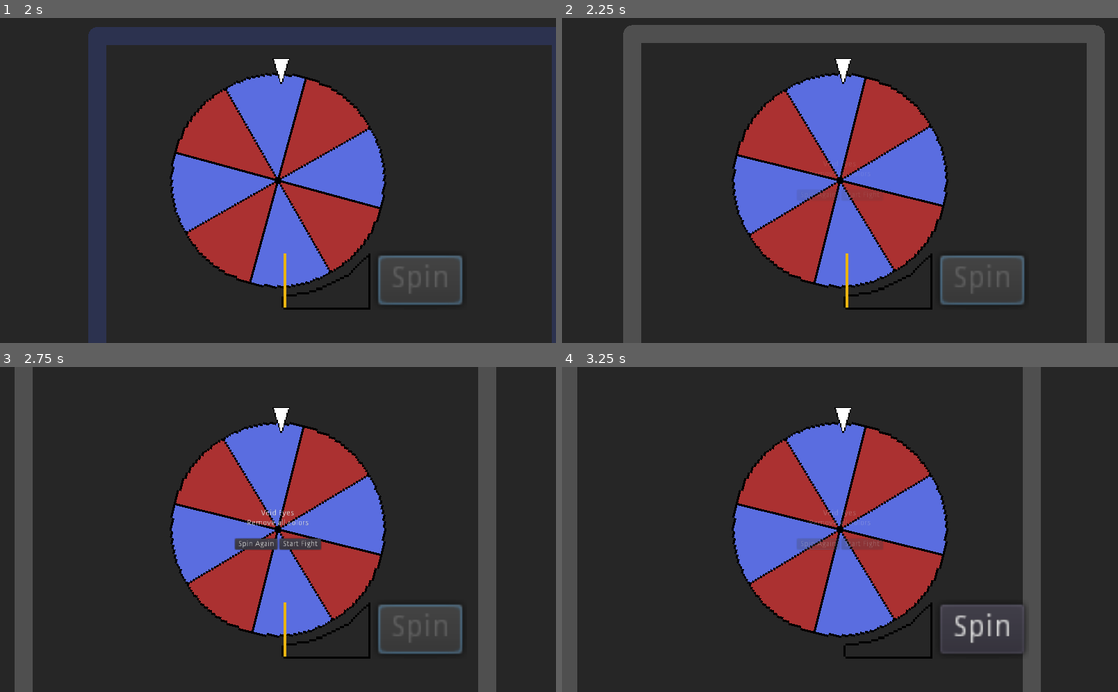
Above: before the commit, frames 1-4 (two rows, left to right).
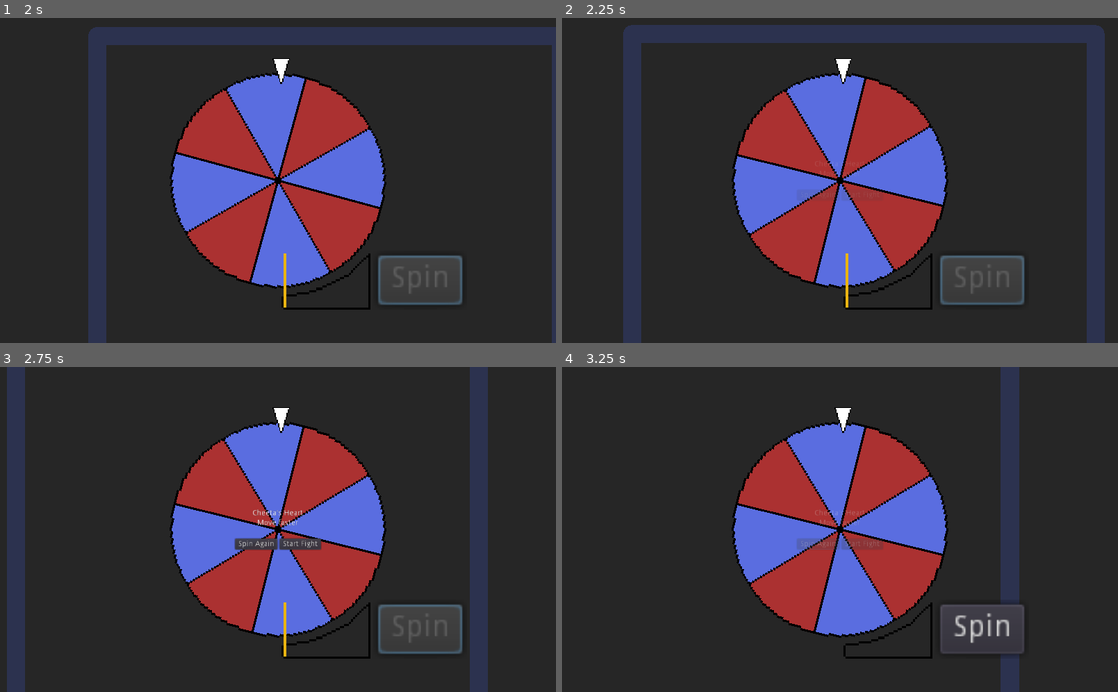
Above: after the commit, the same moments.

Repository: ectucker1/ksufalljam2020
Game: Godot game, scene res://Arena/Arena.tscn
Two runs of this game, one before a commit and one after it. Both use one fixed random seed, a clock stepped at 60 frames per second and the inputs below. The engine's default icon, where the game draws it, is replaced by a stand-in: a white triangle on a blue panel in a dark square.
Inputs (mouse positions are in pixels of both pictures, inside the frame that each line leads up to):
- Up to frame 1 (2 s): click "Spin" at 0.5 s; move the mouse to (400, 164) at 1.27 s; press the mouse at (400, 164) at 1.28 s; hold D (move_right) from 1.28 s (still down)
- Up to frame 2 (2.25 s): move the mouse to (728, 196) at 2.02 s; release D (move_right) at 2.03 s; release the mouse at (728, 196) at 2.03 s; hold S (move_down) from 2.03 s (still down); right-click (728, 196) at 2.1 s
- Up to frame 3 (2.75 s): keep holding S (move_down)
- Up to frame 4 (3.25 s): release S (move_down) at 2.75 s; click "Spin Again" at 2.75 s

Frame 1 is identical in both runs. In frame 2, 11% of the frame differs, in the area x 11-98%, y 2-100%; in frame 3, 9.5%; in frame 4, 8.8%.

Commit message:
Implemented the tank drive mutation

Diff:
--- /dev/null
+++ b/player/mutations/wheels.gd
@@ -0,0 +1,19 @@
+class_name WheelsMutation
+extends Mutation
+
+
+func get_name():
+	return "Grow Tires"
+
+func get_description():
+	return "Move in tank drive"
+
+func on_attached():
+	player.status.max_speed_mult *= 1.2
+	player.status.tank_drive = true
+	player.get_node("Treads").visible = true
+
+func on_removed():
+	player.status.max_speed_mult /= 1.2
+	player.status.tank_drive = false
+	player.get_node("Treads").visible = false
--- a/player/player.gd
+++ b/player/player.gd
@@ -6,6 +6,7 @@
 const BASE_ACC := 128.0
 const BASE_MAX_SPEED := 64.0
 const STOPPING_FRICTION := 256.0
+const TANK_ROT_SPEED := 0.05
 
 # Holds the player's health and other status effects
 var status := PlayerStatus.new()
@@ -70,9 +71,16 @@
 
 	# Apply acceleration if we're holding a direction
 	if input_dir != Vector2.ZERO:
-		velocity += BASE_ACC * status.acc_mult * input_dir * delta
+		# Normal movement mode
+		if not status.tank_drive:
+			velocity += BASE_ACC * status.acc_mult * input_dir * delta
+		# Tank drive
+		else:
+			$Treads.rotate(input_dir.x * TANK_ROT_SPEED)
+			velocity += Vector2(cos($Treads.rotation), sin($Treads.rotation)) * BASE_ACC * status.acc_mult * delta * -input_dir.y
+		# Clamp to max velocity
 		if velocity.length() > BASE_MAX_SPEED * status.max_speed_mult:
-			velocity = velocity.normalized() * BASE_MAX_SPEED * status.max_speed_mult
+				velocity = velocity.normalized() * BASE_MAX_SPEED * status.max_speed_mult
 	else:
 		velocity = velocity.normalized() * clamp(velocity.length() - STOPPING_FRICTION * delta, 0.0, INF)
 
@@ -105,6 +113,9 @@
 	input_dir.x = Input.get_action_strength("move_right") - Input.get_action_strength("move_left")
 	input_dir.y = Input.get_action_strength("move_down") - Input.get_action_strength("move_up")
 	input_dir = input_dir.normalized()
+
+	if status.tank_drive:
+		input_dir = Vector2(cos($Treads.rotation), sin($Treads.rotation))
 
 	if abs(input_dir.x) >= abs(input_dir.y):
 		if input_dir.x >= 0:
--- a/player/player.tscn
+++ b/player/player.tscn
@@ -1,10 +1,11 @@
-[gd_scene load_steps=17 format=2]
+[gd_scene load_steps=18 format=2]
 
 [ext_resource path="res://player/player.gd" type="Script" id=1]
 [ext_resource path="res://player/walkcycles.png" type="Texture" id=2]
 [ext_resource path="res://player/enemy_damage_area.gd" type="Script" id=3]
 [ext_resource path="res://player/mutations/basic_attack.tscn" type="PackedScene" id=4]
 [ext_resource path="res://player/shake_camera.gd" type="Script" id=5]
+[ext_resource path="res://player/mutations/treads.png" type="Texture" id=6]
 
 [sub_resource type="CircleShape2D" id=1]
 radius = 8.0
@@ -139,7 +140,7 @@
 texture = ExtResource( 2 )
 vframes = 4
 hframes = 3
-frame = 11
+frame = 9
 __meta__ = {
 "_edit_lock_": true
 }
@@ -149,7 +150,7 @@
 texture = ExtResource( 2 )
 vframes = 4
 hframes = 3
-frame = 8
+frame = 6
 __meta__ = {
 "_edit_lock_": true
 }
@@ -159,7 +160,7 @@
 texture = ExtResource( 2 )
 vframes = 4
 hframes = 3
-frame = 5
+frame = 3
 __meta__ = {
 "_edit_lock_": true
 }
@@ -169,7 +170,6 @@
 texture = ExtResource( 2 )
 vframes = 4
 hframes = 3
-frame = 2
 __meta__ = {
 "_edit_lock_": true
 }
@@ -215,3 +215,9 @@
 active = true
 parameters/HurtShot/active = false
 parameters/States/playback = SubResource( 11 )
+
+[node name="Treads" type="Sprite" parent="."]
+visible = false
+position = Vector2( 0, 6 )
+z_index = -1
+texture = ExtResource( 6 )
--- a/player/status.gd
+++ b/player/status.gd
@@ -16,6 +16,8 @@
 var dealt_damage_mult := 1.0
 
 var screenshake_mult := 1.0
+
+var tank_drive := false
 
 
 func set_health(value):
--- a/project.godot
+++ b/project.godot
@@ -88,6 +88,11 @@
 "class": "WeakBonesMutation",
 "language": "GDScript",
 "path": "res://player/mutations/weak_bones.gd"
+}, {
+"base": "Mutation",
+"class": "WheelsMutation",
+"language": "GDScript",
+"path": "res://player/mutations/wheels.gd"
 } ]
 _global_script_class_icons={
 "BasicAttackMutation": "",
@@ -105,7 +110,8 @@
 "ThinNeckMutation": "",
 "VampirismMutation": "",
 "WarpDriveMutation": "",
-"WeakBonesMutation": ""
+"WeakBonesMutation": "",
+"WheelsMutation": ""
 }
 
 [application]
--- a/wheel/Wheel.gd
+++ b/wheel/Wheel.gd
@@ -27,6 +27,7 @@
 	available_passives.append(ThinNeckMutation.new())
 	available_passives.append(VampirismMutation.new())
 	available_passives.append(WeakBonesMutation.new())
+	available_passives.append(WheelsMutation.new())
 
 	available_actives.append(HornsMutation.new())
 	available_actives.append(SpitMutation.new())
Binary file added: player/mutations/treads.png
Not shown, added: player/mutations/treads.png.import
